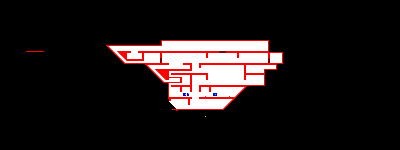
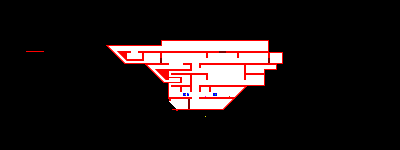
Comparing the layer stacks of the two 400x150 images. Changes:
painted on "Pasted Layer" over [188, 99, 190, 109]
showed "T7", painted on it over [188, 99, 190, 109]
showed "T6", painted on it over [188, 99, 190, 109]
showed "T5", painted on it over [188, 99, 190, 109]
showed "T4", painted on it over [188, 99, 190, 109]
showed "T3", painted on it over [188, 99, 190, 109]
showed "T2", painted on it over [188, 99, 190, 109]
showed "T1", painted on it over [188, 99, 190, 109]
showed "T0", painted on it over [188, 99, 190, 109]
